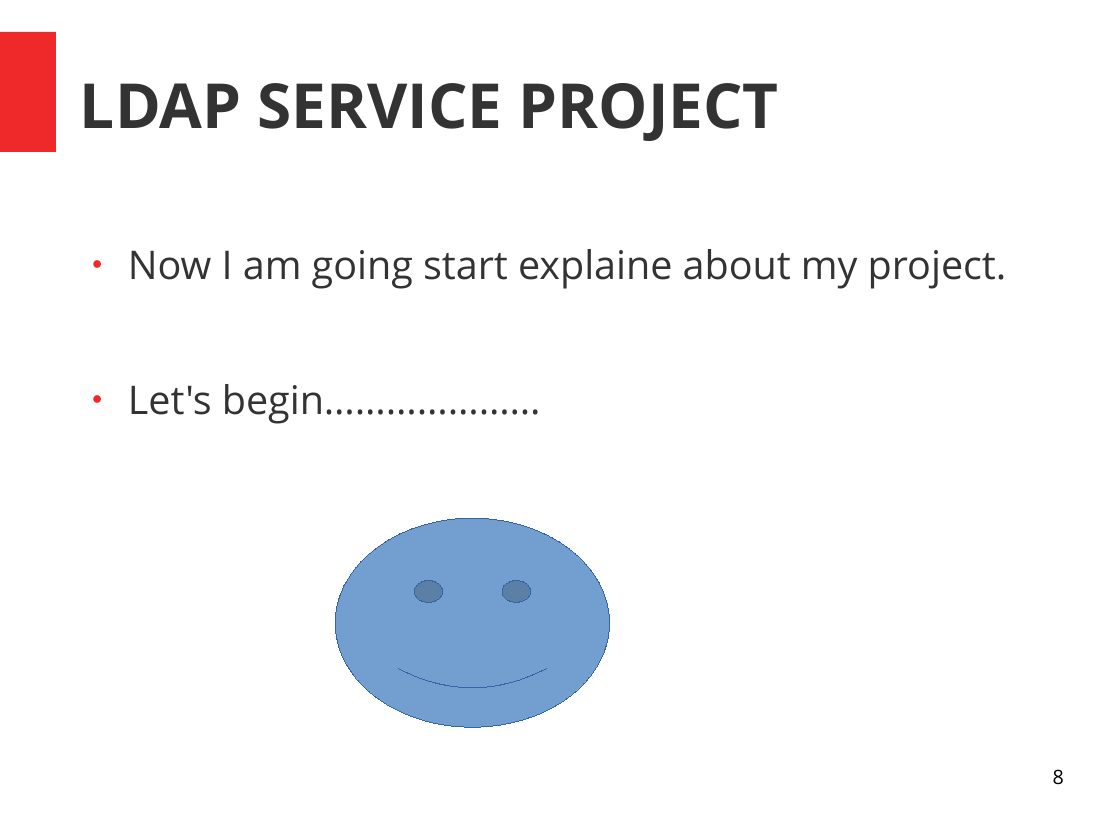
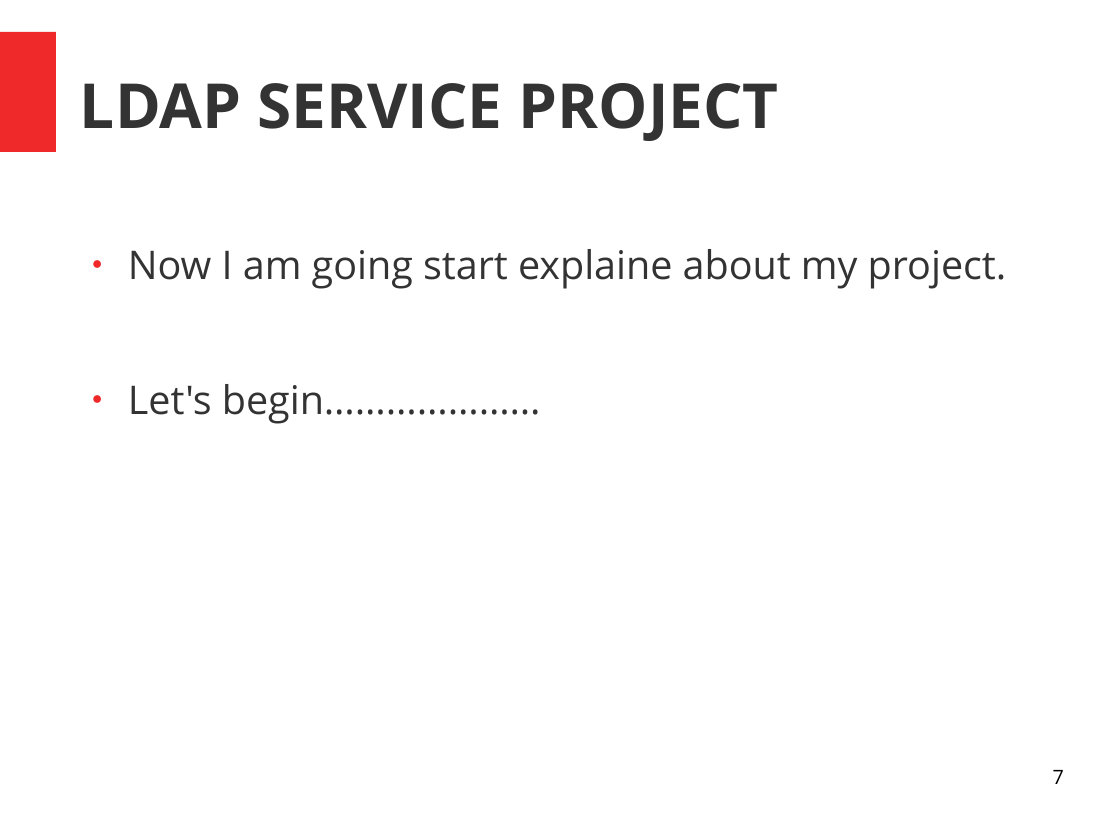
Before and after one commit to parveen1/project-parveen, a slide deck: slide 7 of project_parveen.odp (slide 8 before the commit). Drawn at 1120x840 pixels with LibreOffice and Linux fonts; fonts in the diff are those of the drawing. Boxes give left, top, right and bottom in pixels: in the first picture for what was removed or moved away, otherwise in the second. Text is boxed around its words. In the diff, an @@ line names an element or a change of style, - is before the commit and + after.

```diff
--- a/project_parveen.odp
+++ b/project_parveen.odp
@@ smiley face removed at box(335, 518, 610, 728) @@
@@ page number at box(1053, 770, 1064, 784): text changed @@
-8
+7
```
Also in this commit, not shown: 5 other files.
